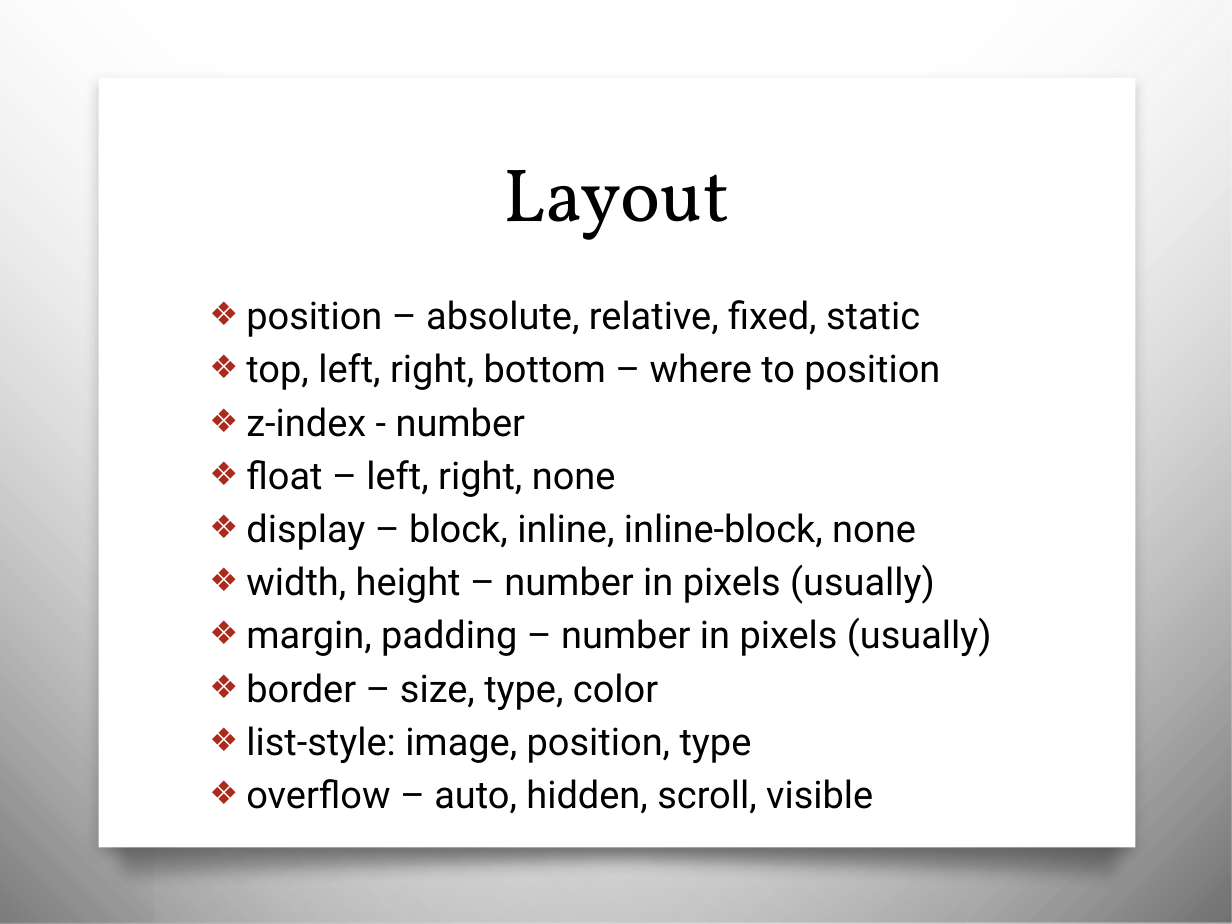
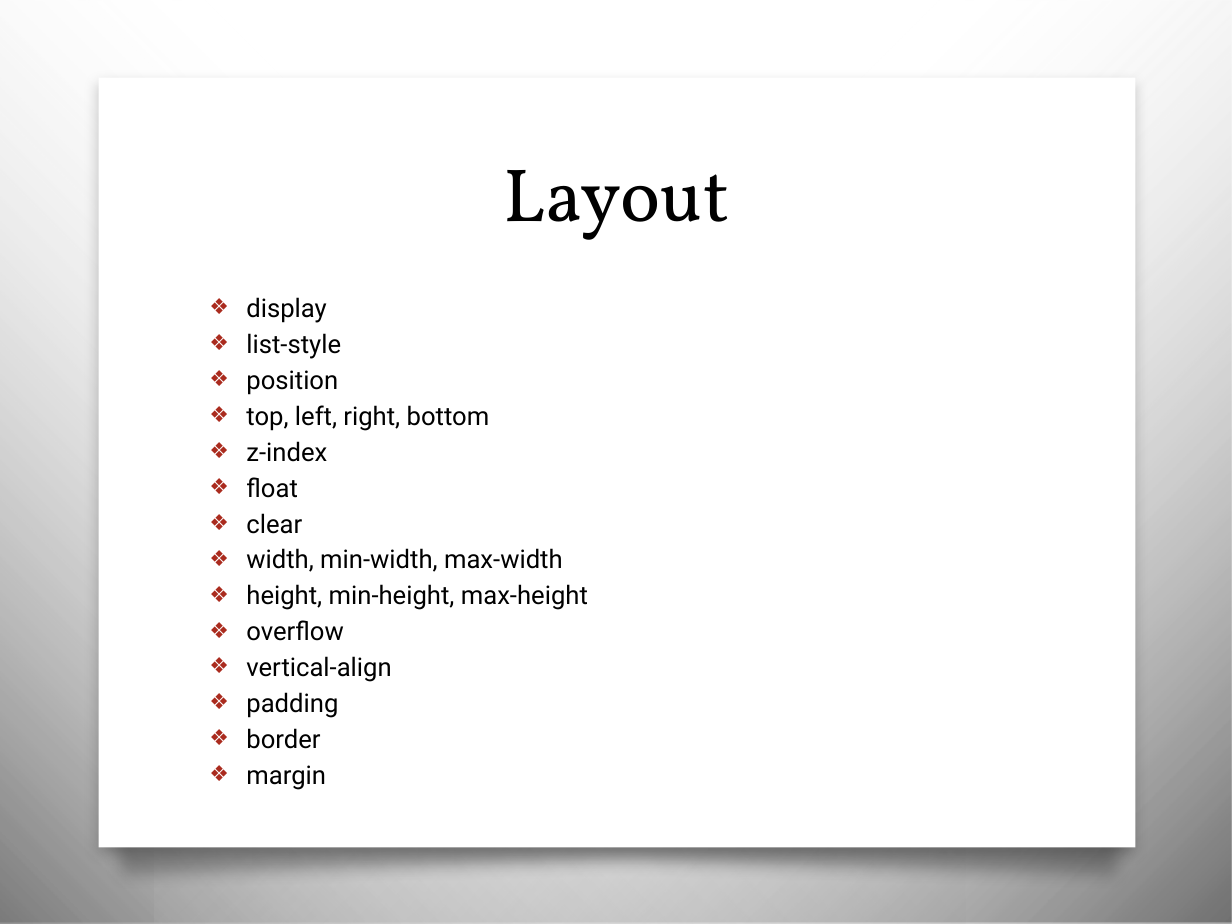
Before and after one commit to awayken/USF-ART329, a slide deck: slide 7 of slides/classfive/slides.pptx. Drawn at 1232x924 pixels with LibreOffice and Linux fonts; fonts in the diff are those of the drawing; background and template pictures are left out. Boxes give left, top, right and bottom in pixels: in the first picture for what was removed or moved away, otherwise in the second. Text is boxed around its words. In the diff, an @@ line names an element or a change of style, - is before the commit and + after.

```diff
--- a/slides/classfive/slides.pptx
+++ b/slides/classfive/slides.pptx
@@ text at (x1=246, y1=297, x2=588, y2=749): text changed; size 22.2 to 15 pt @@
-❖ position – absolute, relative, fixed, static
-❖ top, left, right, bottom – where to position
-❖ z-index - number
-❖ float – left, right, none
-❖ display – block, inline, inline-block, none
-❖ width, height – number in pixels (usually)
-❖ margin, padding – number in pixels (usually)
-❖ border – size, type, color
-❖ list-style: image, position, type
-❖ overflow – auto, hidden, scroll, visible
+❖ display
+❖ list-style
+❖ position
+❖ top, left, right, bottom
+❖ z-index
+❖ float
+❖ clear
+❖ width, min-width, max-width
+❖ height, min-height, max-height
+❖ overflow
+❖ vertical-align
+❖ padding
+❖ border
+❖ margin
```
Also in this commit, not shown: 3 other slides changed, 22 slides added, 2 slides removed, 30 other files.
